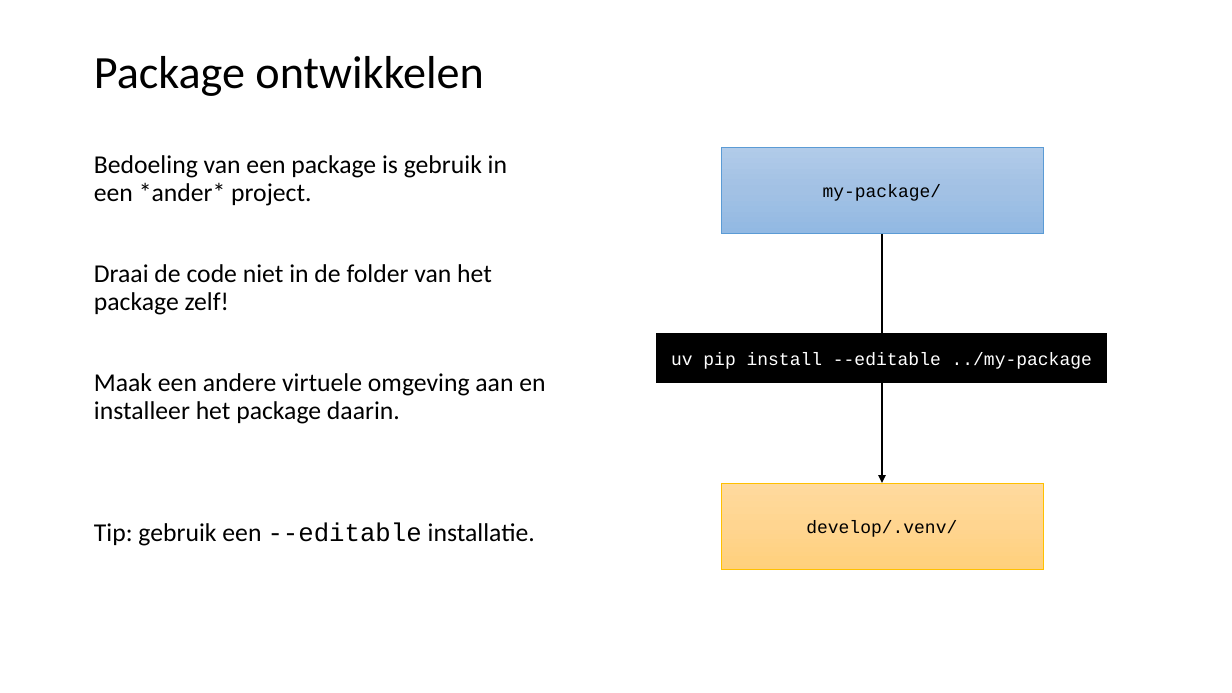
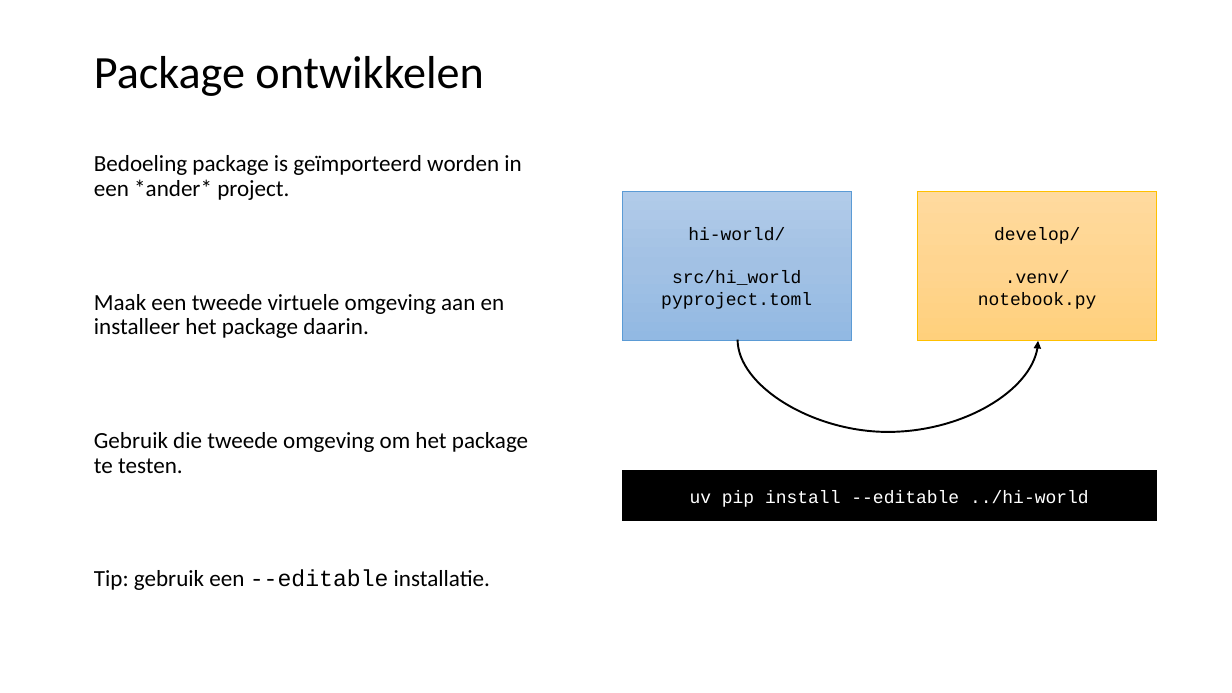
Before and after one commit to LFKoning/knowledge-sharing, a slide deck: slide 43 of python_course_4p/1_venv_package/1_venv_package.pptx (slide 36 before the commit). Drawn at 1232x693 pixels with LibreOffice and Linux fonts; fonts in the diff are those of the drawing. Boxes give left, top, right and bottom in pixels: in the first picture for what was removed or moved away, otherwise in the second. Text is boxed around its words. In the diff, an @@ line names an element or a change of style, - is before the commit and + after.

```diff
--- a/python_course_4p/1_venv_package/1_venv_package.pptx
+++ b/python_course_4p/1_venv_package/1_venv_package.pptx
@@ rectangle removed at <box>721,147,1043,233</box> @@
-my-package/
@@ text at <box>94,155,528,473</box>: text changed; size 20 to 18 pt @@
-Bedoeling van een package is gebruik in een *ander* project.
-Draai de code niet in de folder van het package zelf!
-Maak een andere virtuele omgeving aan en installeer het package daarin.
+Bedoeling package is geïmporteerd worden in een *ander* project.
+Maak een tweede virtuele omgeving aan en installeer het package daarin.
+Gebruik die tweede omgeving om het package te testen.
@@ rectangle added at <box>622,191,851,340</box>, fill gradient #B1CBE9 to #A3C1E5 to #93B9E4, outline #5B9BD5 0.5 pt, 14 pt, text #000000 @@
+hi-world/
+src/hi_world
+pyproject.toml
@@ rectangle "develop/": place and size @@
-rectangle "develop/" at <box>721,483,1043,569</box>
+rectangle "develop/" at <box>918,191,1157,340</box>
@@ arrow removed from (883, 233) to (883, 483) @@
@@ text in rectangle at <box>978,228,1097,309</box>: text changed @@
-develop/.venv/
+develop/
+.venv/
+notebook.py
@@ curved arrow added from (738, 340) to (1038, 341), #000000 1.5 pt @@
@@ rectangle "uv pip install --editable ../hi-world": place and size @@
-rectangle "uv pip install --editable ../hi-world" at <box>657,334,1107,384</box>
+rectangle "uv pip install --editable ../hi-world" at <box>622,471,1157,521</box>
@@ text in rectangle at <box>690,490,1089,507</box>: text changed @@
-uv pip install --editable ../my-package
+uv pip install --editable ../hi-world
@@ text at <box>94,569,490,590</box>: size 20 to 18 pt in "Tip: gebruik een --editable installatie." @@
```
Also in this commit, not shown: 38 other slides changed, 7 slides added, 3 slides removed, 5 other files.
